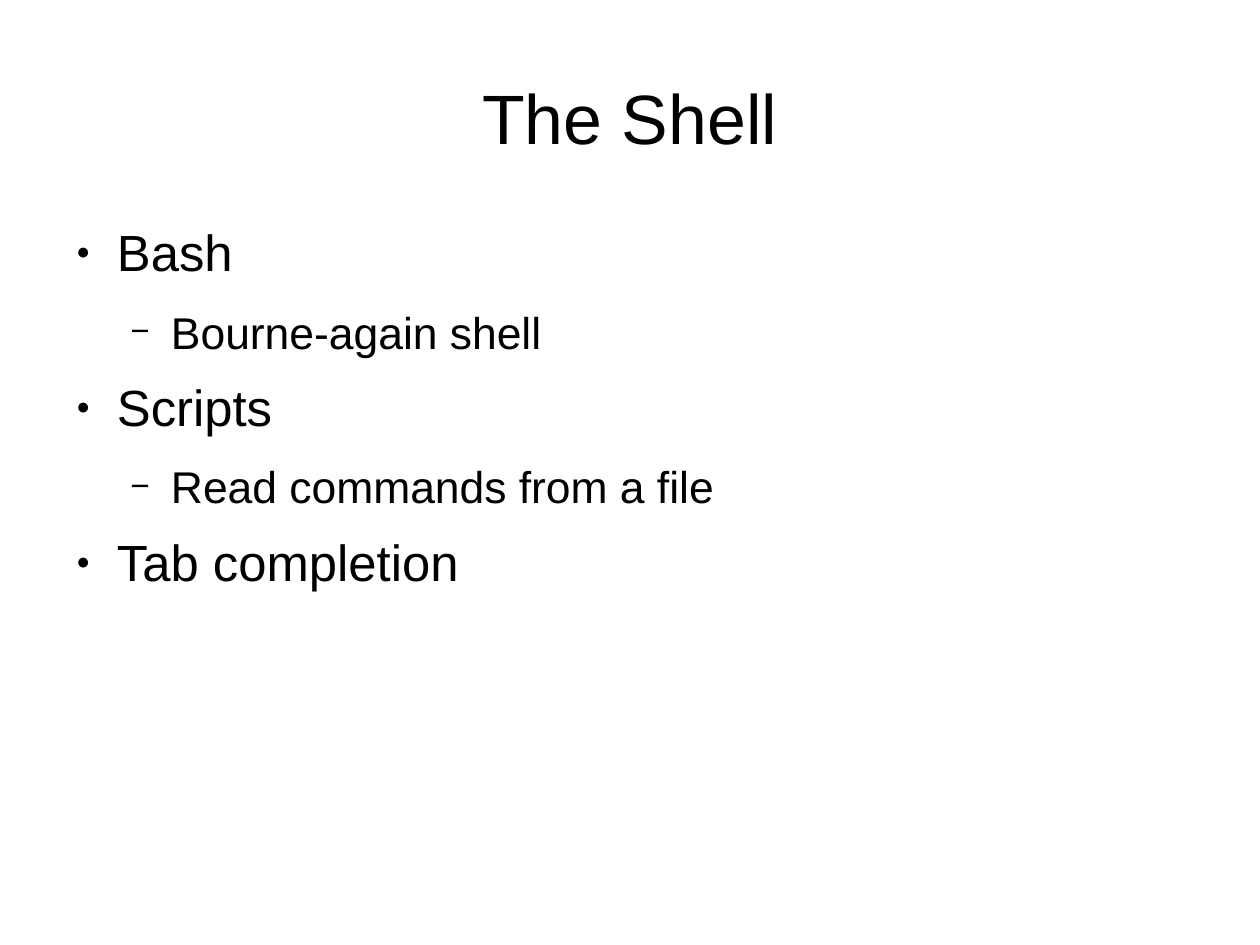
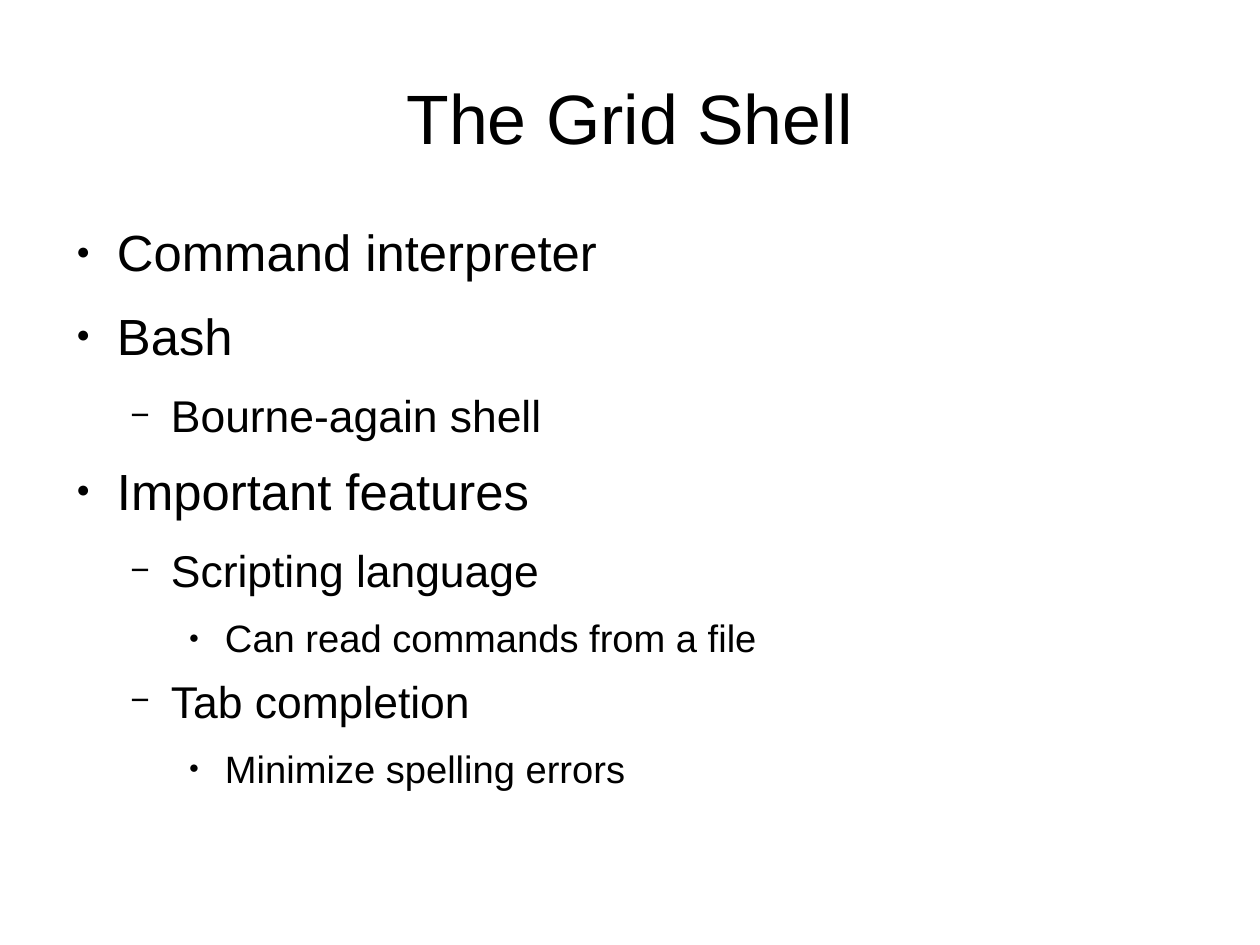
Before and after one commit to UNR-CFB/bch-709-intro-bioinformatics-2015f, a slide deck: slide 15 of day-1/doc/presentation.odp. Drawn at 1260x945 pixels with LibreOffice and Linux fonts; fonts in the diff are those of the drawing. Boxes give left, top, right and bottom in pixels: in the first picture for what was removed or moved away, otherwise in the second. Text is boxed around its words. In the diff, an @@ line names an element or a change of style, - is before the commit and + after.

```diff
--- a/day-1/doc/presentation.odp
+++ b/day-1/doc/presentation.odp
@@ title at (407,93,852,145): text changed @@
-The Shell
+The Grid Shell
@@ text at (117,234,596,282): paragraph added @@
+● Command interpreter
@@ text at (117,473,757,653): text changed; size 28 to 24 pt @@
-● Scripts
-  − Read commands from a file
+● Important features
+  − Scripting language
+    ● Can read commands from a file
@@ text at (171,685,470,727): size 32 to 28 pt in "Tab completion"; bullet ● to −; list level 1 to 2 in "Tab completion" @@
@@ text at (225,755,626,791): paragraph added @@
+    ● Minimize spelling errors
```
Also in this commit, not shown: 15 other slides changed, 1 other file.
